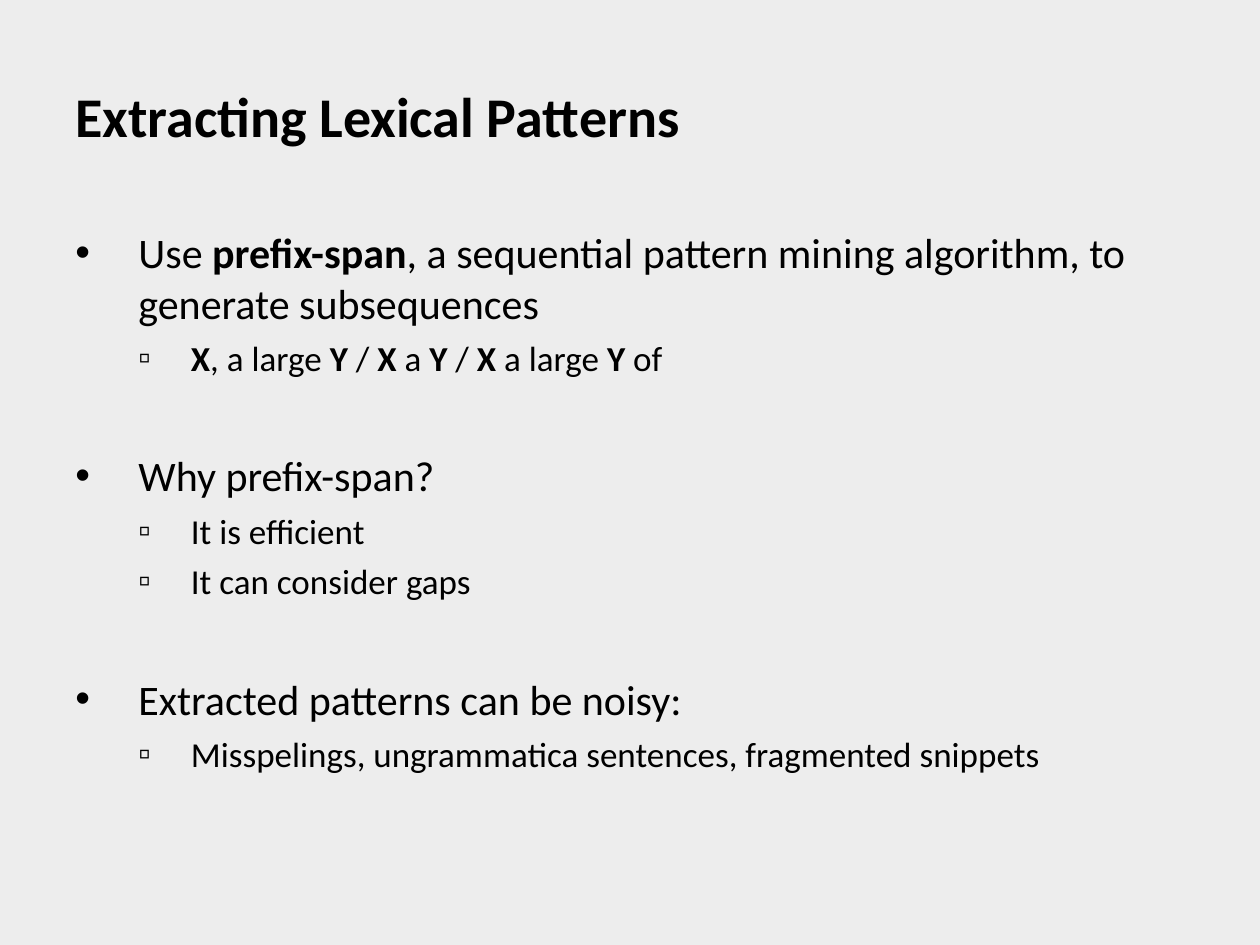
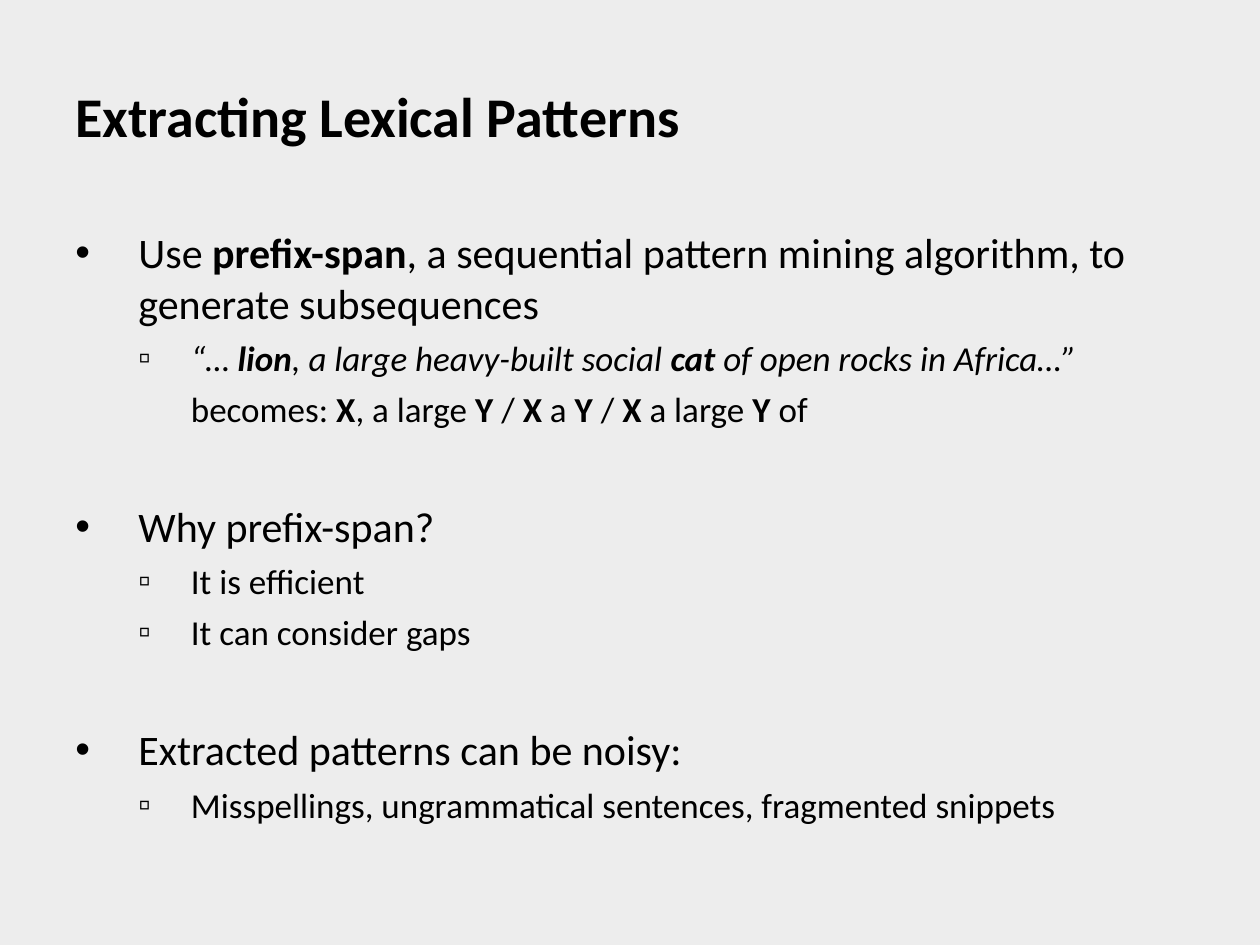
Before and after one commit to henriquekano/horie-dev, a slide deck: slide 11 of 2009.2 ウェブ工学/Relational Similarity.ppt. Drawn at 1260x945 pixels with LibreOffice and Linux fonts; fonts in the diff are those of the drawing; background and template pictures are left out. Boxes give left, top, right and bottom in pixels: in the first picture for what was removed or moved away, otherwise in the second. Text is boxed around its words. In the diff, an @@ line names an element or a change of style, - is before the commit and + after.

```diff
--- a/2009.2 ウェブ工学/Relational Similarity.ppt
+++ b/2009.2 ウェブ工学/Relational Similarity.ppt
@@ text at (x1=191, y1=346, x2=1076, y2=428): text changed; italic on @@
-  ▫ X, a large Y / X a Y / X a large Y of
+  ▫ “… lion, a large heavy-built social cat of open rocks in Africa…”
+  becomes: X, a large Y / X a Y / X a large Y of
@@ text at (x1=191, y1=793, x2=1056, y2=824): text changed @@
-  ▫ Misspelings, ungrammatica sentences, fragmented snippets
+  ▫ Misspellings, ungrammatical sentences, fragmented snippets
```
Also in this commit, not shown: 10 other slides changed.
